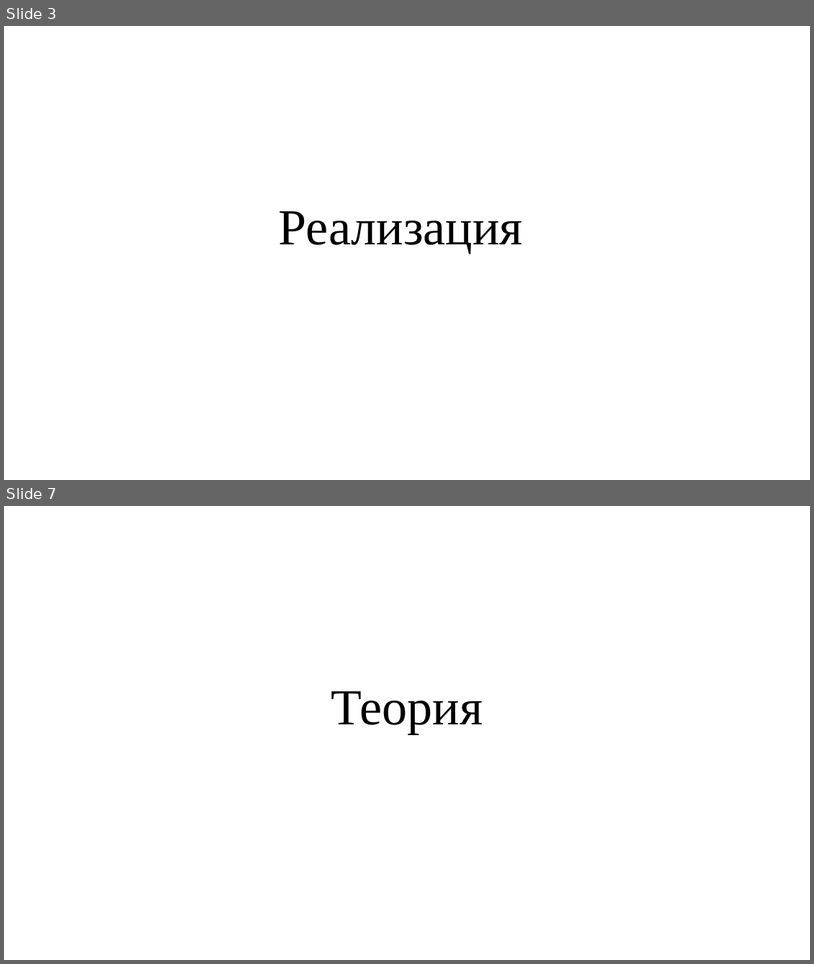
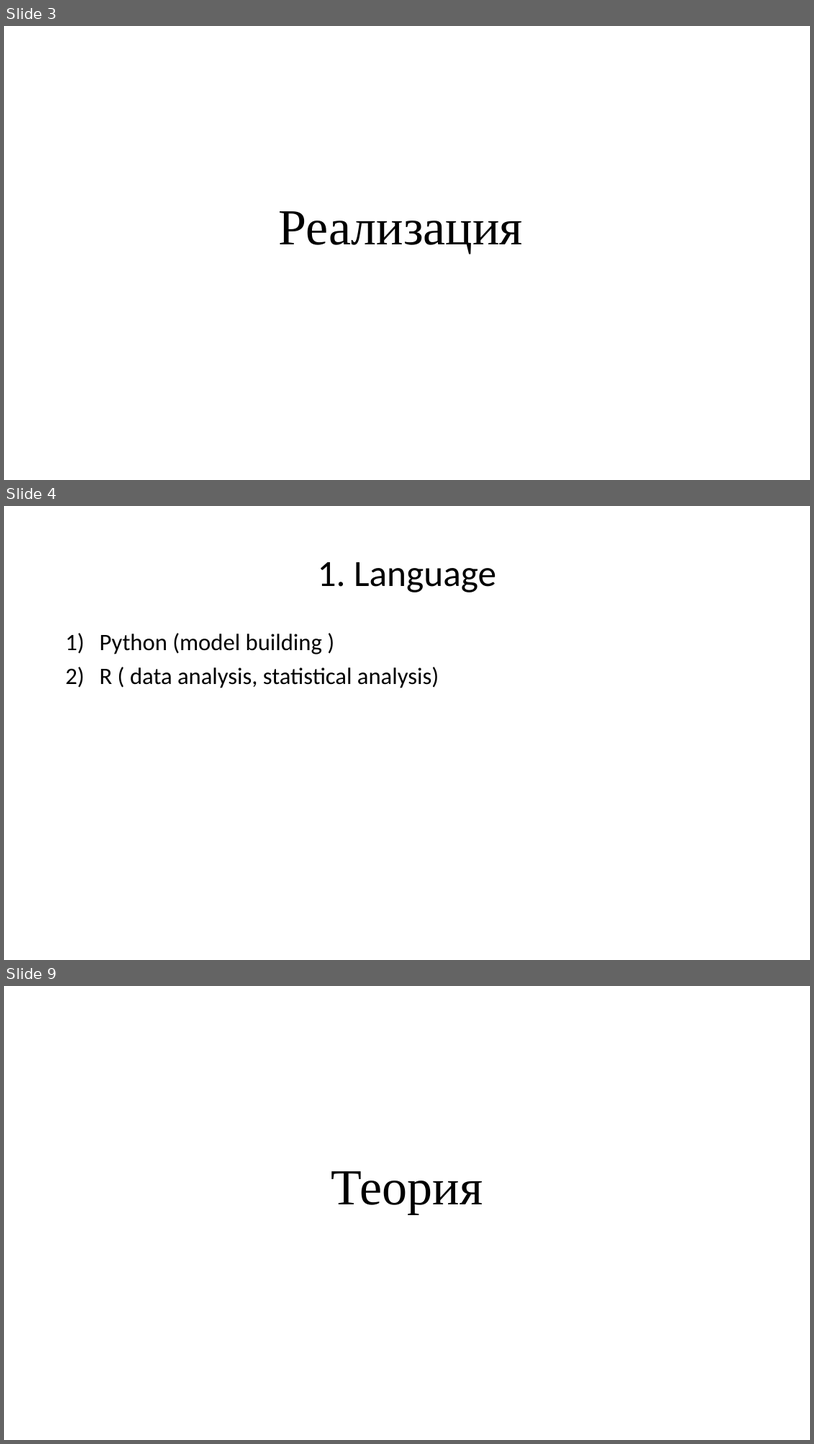
Before and after one commit to nikitapolozok/math_and_computer_science_materials, a slide deck: summary.pptx. Shown one above the other, each under a label of ours: slides 3 and 7 before the commit, slides 3, 4 and 9 after it; the slides between them are not shown. The pictures are 814x964 and 814x1444 pixels, drawn with LibreOffice and Linux fonts; fonts in the diff are those of the drawing. Boxes give left, top, right and bottom in pixels: in the first picture for what was removed or moved away, otherwise in the second. Text is boxed around its words. In the diff, an @@ line names an element or a change of style, - is before the commit and + after.

```diff
--- a/summary.pptx
+++ b/summary.pptx
@@ slide 4 added at [4, 506, 810, 960], background #FFFFFF @@
@@ title added at [318, 562, 496, 592], 44 pt, text #000000 @@
+1. Language
@@ text added at [100, 633, 439, 688], 28 pt, text #000000 @@
+1) Python (model building )
+2) R ( data analysis, statistical analysis)
@@ what was slide 7 is now slide 9 @@
```
Also in this commit, not shown: 2 slides changed, 9 other slides added, 5 slides removed.
